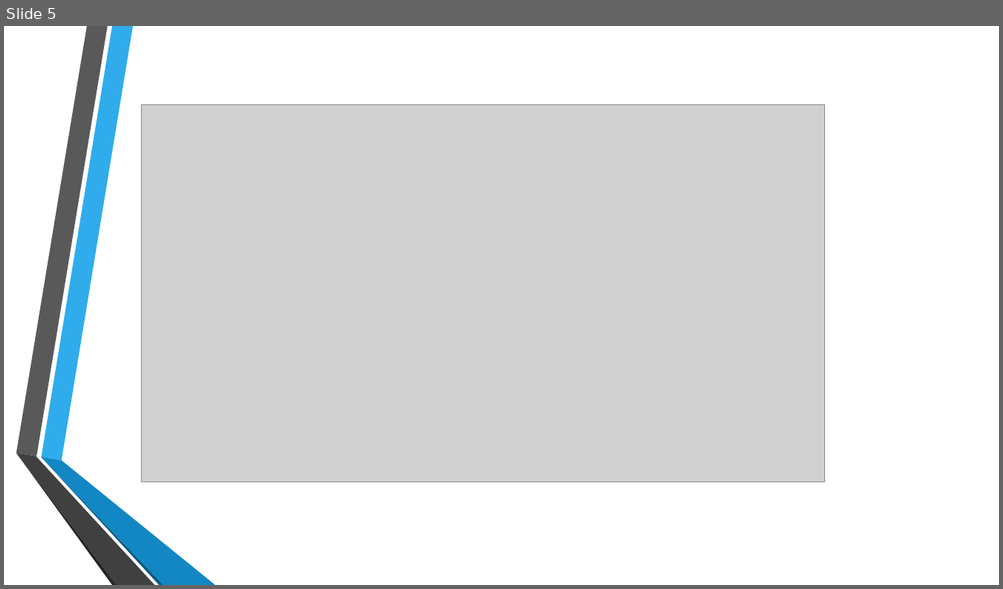
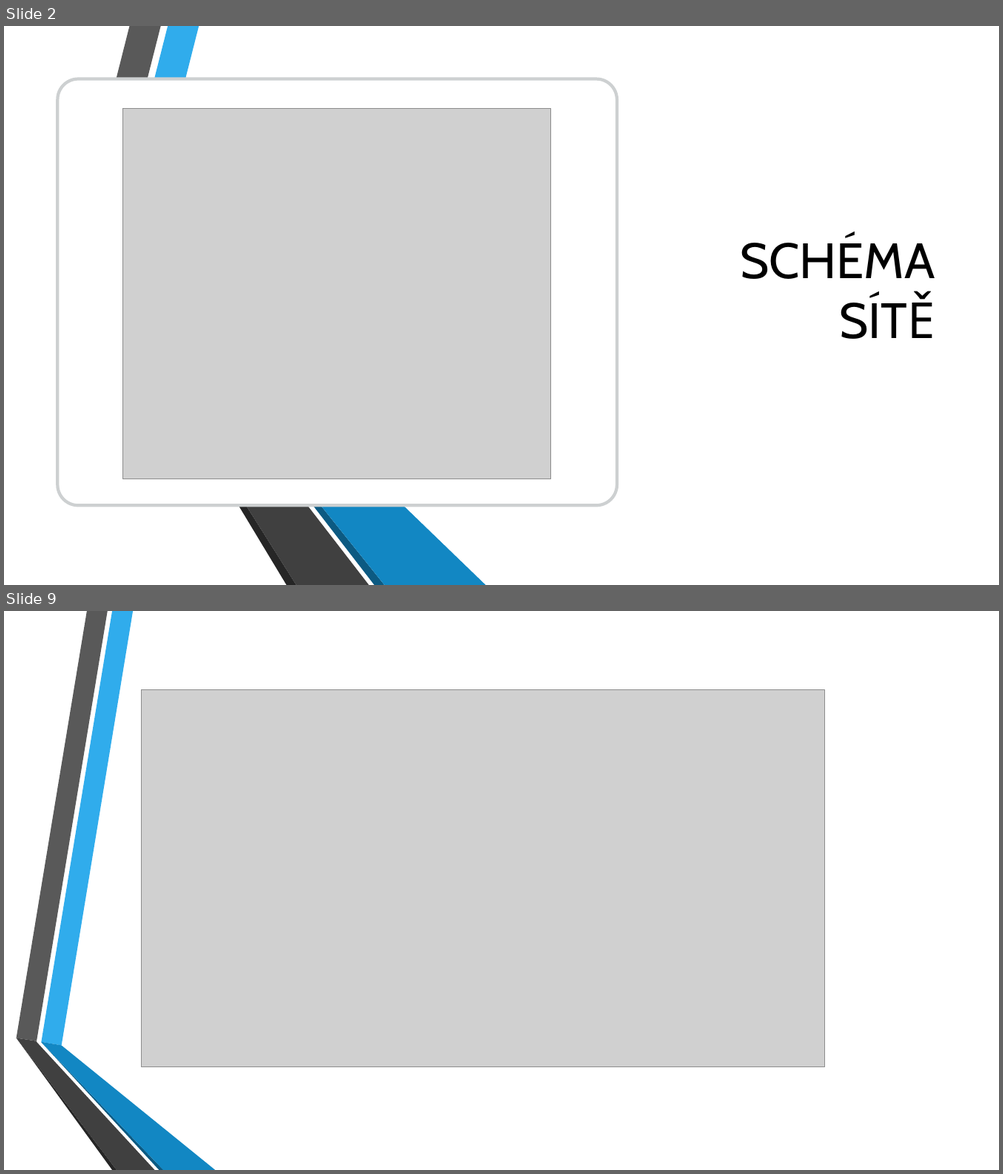
Before and after one commit to unitbrno/big-data-Last-Minute, a slide deck: LastMinute.pptx. Shown one above the other, each under a label of ours: slide 5 before the commit, slides 2 and 9 after it; the slides between them are not shown. The pictures are 1003x589 and 1003x1174 pixels, drawn with LibreOffice and Linux fonts; fonts in the diff are those of the drawing; grey boxes stand for pictures; background and template pictures are left out. Boxes give left, top, right and bottom in pixels: in the first picture for what was removed or moved away, otherwise in the second. Text is boxed around its words. In the diff, an @@ line names an element or a change of style, - is before the commit and + after.

```diff
--- a/LastMinute.pptx
+++ b/LastMinute.pptx
@@ slide 2 added at (4,26,999,585), background picture (left out); not listed: 6 template elements that a slide beside it also shows @@
@@ rectangle added at (4,26,999,585), fill #FFFFFF @@
@@ rounded rectangle added at (58,79,617,506), fill #FFFFFF, outline #979D9F 3 pt @@
@@ picture added at (122,109,550,480) @@
@@ group added at (48,26,458,585): 6 freeform shapes @@
@@ group added at (77,26,486,585): 6 freeform shapes @@
@@ title added at (740,237,935,339), 48 pt, text #000000 @@
+SCHÉMA SÍTĚ
@@ what was slide 5 is now slide 9 @@
```
Also in this commit, not shown: 3 slides changed, 4 other slides added, 1 slide removed, 3 other files.
